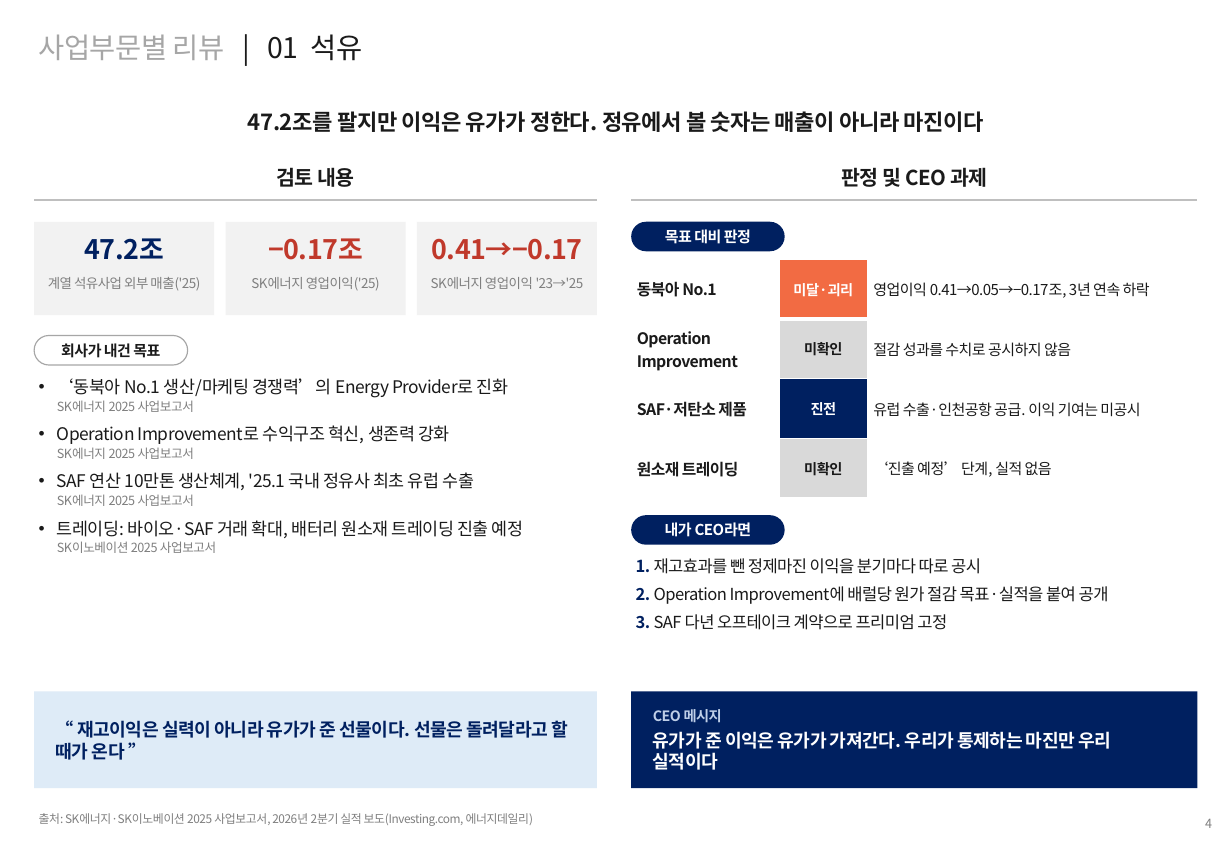
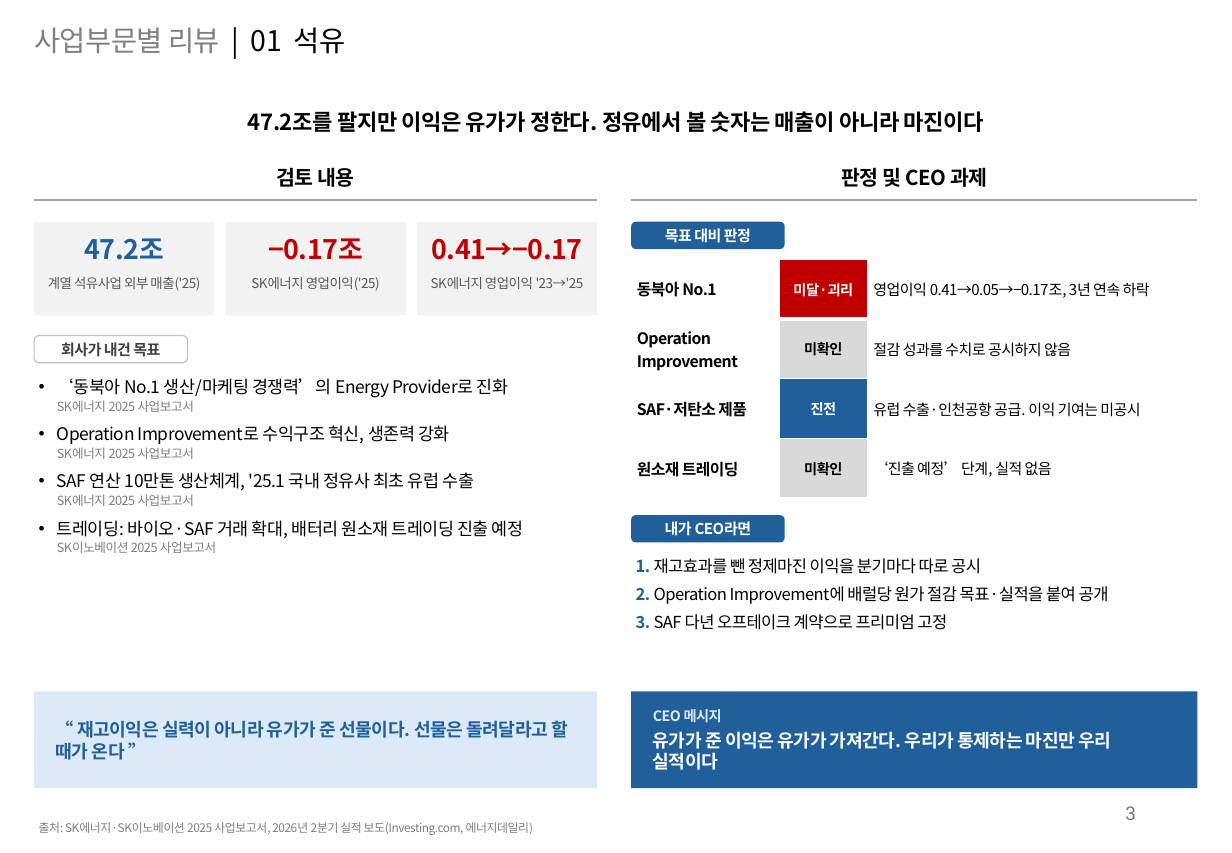
Before and after one commit to seokwon89/SKMS-TF, a slide deck: slide 4 of research/headcount/ppt/SKI계열_Cold_Eye_Review.pptx. Drawn at 1232x853 pixels with LibreOffice and Linux fonts; fonts in the diff are those of the drawing. Boxes give left, top, right and bottom in pixels: in the first picture for what was removed or moved away, otherwise in the second. Text is boxed around its words. In the diff, an @@ line names an element or a change of style, - is before the commit and + after.

```diff
--- a/research/headcount/ppt/SKI계열_Cold_Eye_Review.pptx
+++ b/research/headcount/ppt/SKI계열_Cold_Eye_Review.pptx
@@ text "사업부문별 리뷰 | 01 석유" at box(34, 27, 346, 54): text colour #A6A6A6 to #808080 in "사업부문별 리뷰"; text colour #1A1A1A to #000000 in "| 01 석유" @@
@@ text colour #1A1A1A to #000000 in 3 elements at box(248, 108, 984, 136), box(277, 167, 354, 187), box(841, 167, 987, 187) @@
@@ line (34, 200) - (597, 200): stroke #BFBFBF 1 pt to #A6A6A6 1 pt @@
@@ line (631, 200) - (1198, 200): stroke #BFBFBF 1 pt to #A6A6A6 1 pt @@
@@ text "47.2조" at box(84, 238, 164, 260): text colour #002060 to #215F9A @@
@@ text "−0.17조" at box(268, 238, 363, 260): text colour #C0392B to #C00000 @@
@@ text "0.41→−0.17" at box(431, 238, 582, 260): text colour #C0392B to #C00000 @@
@@ rounded rectangle at box(631, 222, 785, 249): fill #002060 to #215F9A; proportions changed @@
@@ table at box(631, 259, 1198, 498) @@
@@ fill #F26B43 to #C00000 in row 1, column 2 @@
@@ fill #002060 to #215F9A in row 3, column 2 @@
@@ text colour #1A1A1A to #000000 @@
@@ text colour #7F7F7F to #595959 in 3 elements at box(48, 277, 200, 291), box(251, 277, 380, 291), box(431, 277, 584, 289) @@
@@ text "회사가 내건 목표" at box(61, 342, 160, 357): text colour #1A1A1A to #404040 @@
@@ rounded rectangle at box(34, 336, 188, 363): outline #A6A6A6 0.75 pt to #BFBFBF 0.75 pt; proportions changed @@
@@ text "‘동북아 No.1 생산/마케팅 경쟁력’의 Energy ..." at box(57, 378, 524, 553): text colour #1A1A1A to #000000 in "‘동북아 No.1 생산/마케팅 경쟁력’의 Energy Provider로 진화", "Operation Improvement로 수익구조 혁신, 생존력 강화", "SAF 연산 10만톤 생산체계, '25.1 국내 정유사 ...", "트레이딩: 바이오·SAF 거래 확대, 배터리 원소재 트레이딩 ..."; text colour #7F7F7F to #808080 in "SK에너지 2025 사업보고서", "SK에너지 2025 사업보고서", "SK에너지 2025 사업보고서", "SK이노베이션 2025 사업보고서" @@
@@ rounded rectangle at box(631, 515, 785, 543): fill #002060 to #215F9A; proportions changed @@
@@ text "1. 재고효과를 뺀 정제마진 이익을 ..." at box(636, 558, 1109, 630): text colour #002060 to #215F9A in "1.", "2.", "3."; text colour #1A1A1A to #000000 @@
@@ rectangle at box(34, 692, 597, 788): fill #DEEBF7 to #DCEAF7 @@
@@ text "“ 재고이익은 실력이 아니라 유가가 ..." at box(56, 720, 568, 760): text colour #002060 to #215F9A @@
@@ rectangle at box(631, 692, 1198, 788): fill #002060 to #215F9A @@
@@ text at box(653, 709, 722, 723): text colour #BFCFE8 to #DCEAF7 in "CEO 메시지" @@
@@ text "출처: SK에너지·SK이노베이션 2025 사업보고서, 2026년 ...": place and size @@
-text "출처: SK에너지·SK이노베이션 2025 사업보고서, 2026년 ..." at box(39, 813, 533, 826)
+text "출처: SK에너지·SK이노베이션 2025 사업보고서, 2026년 ..." at box(39, 822, 533, 835)
@@ text "출처: SK에너지·SK이노베이션 2025 사업보고서, 2026년 ..." at box(39, 822, 533, 835): text colour #7F7F7F to #808080; vertical alignment top to bottom @@
@@ page number added at box(1125, 806, 1136, 820), 12 pt, text #797979 @@
+3
@@ text removed at box(1205, 819, 1212, 828) @@
-4
```
Also in this commit, not shown: 12 other slides changed, 2 other files.
